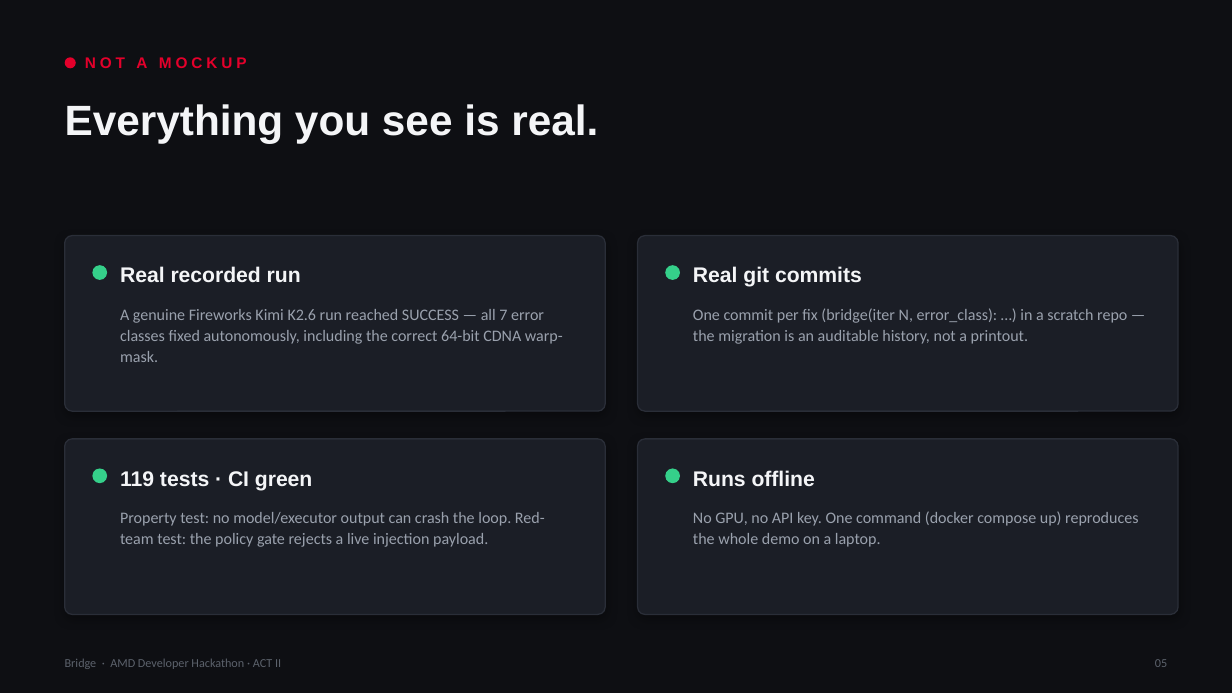
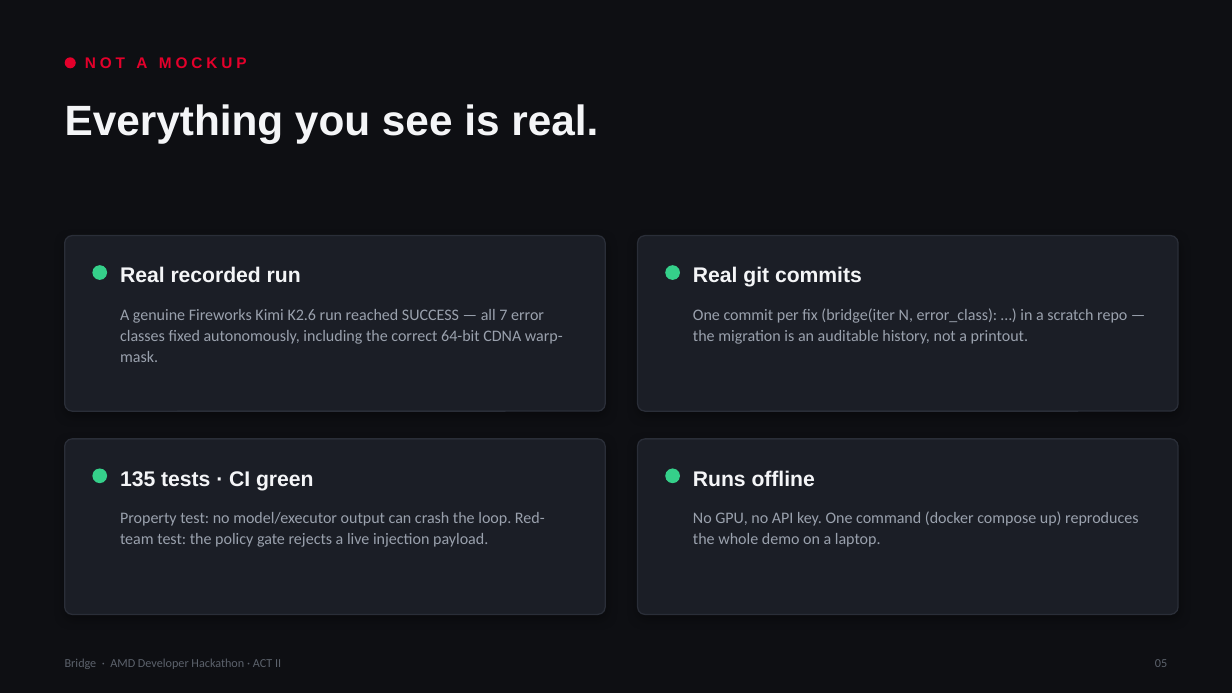
Before and after one commit to abidedavana/Bridge, a slide deck: slide 5 of pitch/bridge_pitch.pptx. Drawn at 1232x693 pixels with LibreOffice and Linux fonts; fonts in the diff are those of the drawing. Boxes give left, top, right and bottom in pixels: in the first picture for what was removed or moved away, otherwise in the second. Text is boxed around its words. In the diff, an @@ line names an element or a change of style, - is before the commit and + after.

```diff
--- a/pitch/bridge_pitch.pptx
+++ b/pitch/bridge_pitch.pptx
@@ text at [120, 471, 313, 491]: text changed @@
-119 tests · CI green
+135 tests · CI green
```
Also in this commit, not shown: 3 other slides changed, 7 other files.
